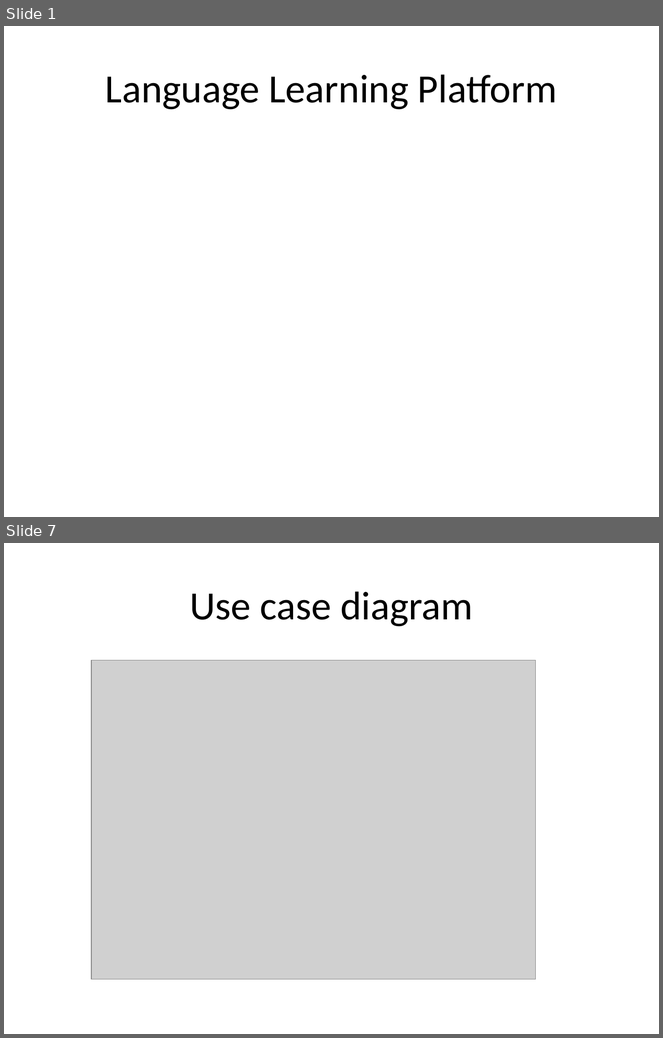
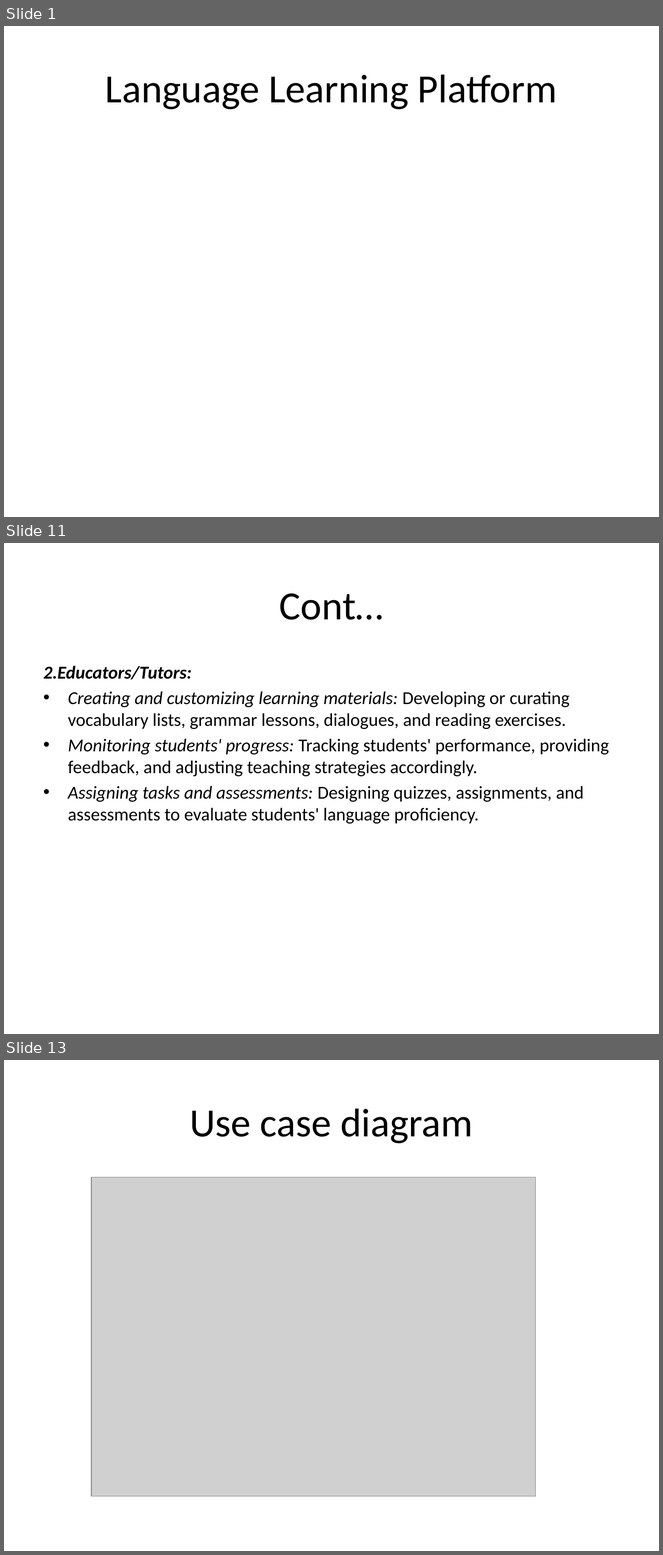
Before and after one commit to VictorMK22/PixelPioneers, a slide deck: Presentation1.pptx. Shown one above the other, each under a label of ours: slides 1 and 7 before the commit, slides 1, 11 and 13 after it; the slides between them are not shown. The pictures are 663x1038 and 663x1555 pixels, drawn with LibreOffice and Linux fonts; fonts in the diff are those of the drawing; grey boxes stand for pictures. Boxes give left, top, right and bottom in pixels: in the first picture for what was removed or moved away, otherwise in the second. Text is boxed around its words. In the diff, an @@ line names an element or a change of style, - is before the commit and + after.

```diff
--- a/Presentation1.pptx
+++ b/Presentation1.pptx
@@ slide 11 added at bbox=[4, 543, 659, 1034], background #FFFFFF @@
@@ title added at bbox=[280, 593, 384, 620], 44 pt, text #000000 @@
+Cont…
@@ text added at bbox=[44, 666, 609, 824], 20 pt, text #000000 @@
+2.Educators/Tutors:
+• Creating and customizing learning materials: Developing or curating vocabulary lists, grammar lessons, dialogues, and reading exercises.
+• Monitoring students' progress: Tracking students' performance, providing feedback, and adjusting teaching strategies accordingly.
+• Assigning tasks and assessments: Designing quizzes, assignments, and assessments to evaluate students' language proficiency.
@@ what was slide 7 is now slide 13 @@
```
Also in this commit, not shown: 5 slides changed, 5 other slides added.
